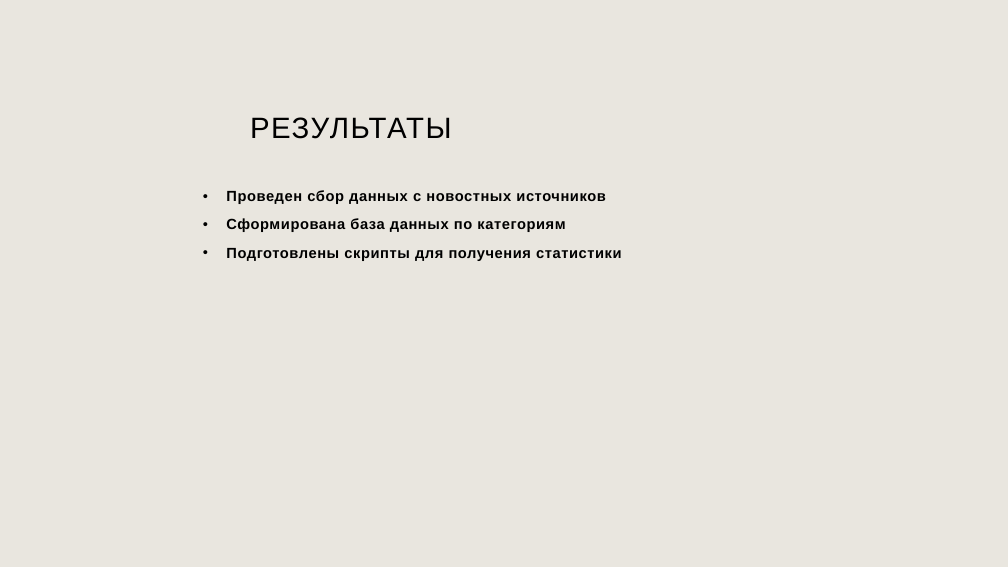
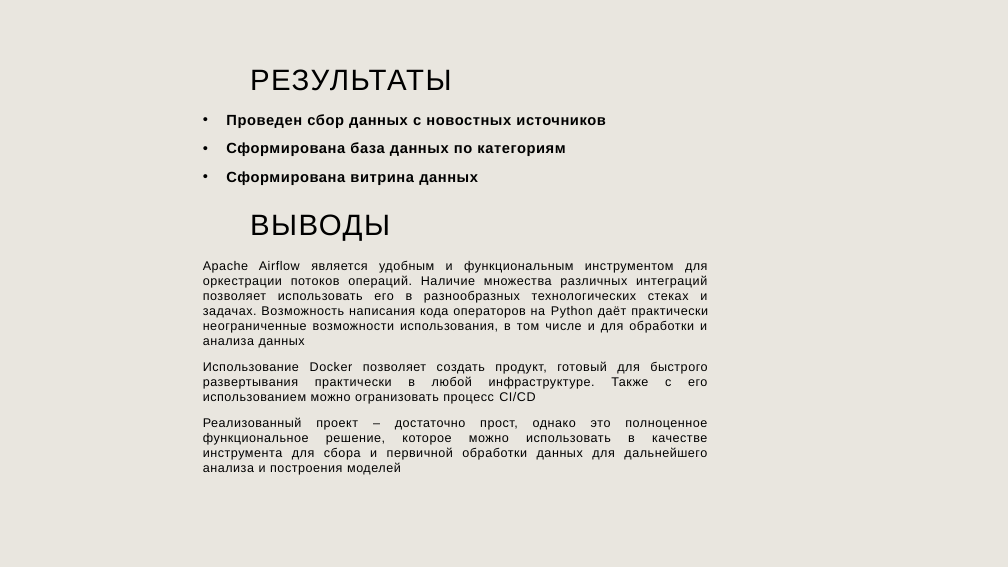
Before and after one commit to alexkurov/DE_Final_01, a slide deck: slide 8 of Анализ публикуемых новостей.pptx (slide 7 before the commit). Drawn at 1008x567 pixels with LibreOffice and Linux fonts; fonts in the diff are those of the drawing; background and template pictures are left out. Boxes give left, top, right and bottom in pixels: in the first picture for what was removed or moved away, otherwise in the second. Text is boxed around its words. In the diff, an @@ line names an element or a change of style, - is before the commit and + after.

Commit message:
Новая версия проекта

```diff
--- a/Анализ публикуемых новостей.pptx
+++ b/Анализ публикуемых новостей.pptx
@@ title "РЕЗУЛЬТАТЫ": place and size @@
-title "РЕЗУЛЬТАТЫ" at box(250, 117, 451, 139)
+title "РЕЗУЛЬТАТЫ" at box(250, 69, 451, 91)
@@ text "Проведен сбор данных с новостных ...": place and size @@
-text "Проведен сбор данных с новостных ..." at box(226, 190, 621, 261)
+text "Проведен сбор данных с новостных ..." at box(226, 114, 605, 185)
@@ text at box(226, 171, 478, 185): text changed @@
-• Подготовлены скрипты для получения статистики
+• Сформирована витрина данных
@@ text added at box(250, 214, 390, 240), 28 pt, text #000000 @@
+ВЫВОДЫ
@@ text added at box(203, 261, 708, 475), 12 pt, text #000000 @@
+Apache Airflow является удобным и функциональным инструментом для оркестрации потоков операций. Наличие множества различных интеграций позволяет использовать его в разнообразных технологических стеках и задачах. Возможность написания кода операторов на Python даёт практически неограниченные возможности использования, в том числе и для обработки и анализа данных
+Использование Docker позволяет создать продукт, готовый для быстрого развертывания практически в любой инфраструктуре. Также с его использованием можно огранизовать процесс CI/CD
+Реализованный проект – достаточно прост, однако это полноценное функциональное решение, которое можно использовать в качестве инструмента для сбора и первичной обработки данных для дальнейшего анализа и построения моделей
```
Also in this commit, not shown: 2 other slides changed, 3 slides added, 2 slides removed, 10 other files.
